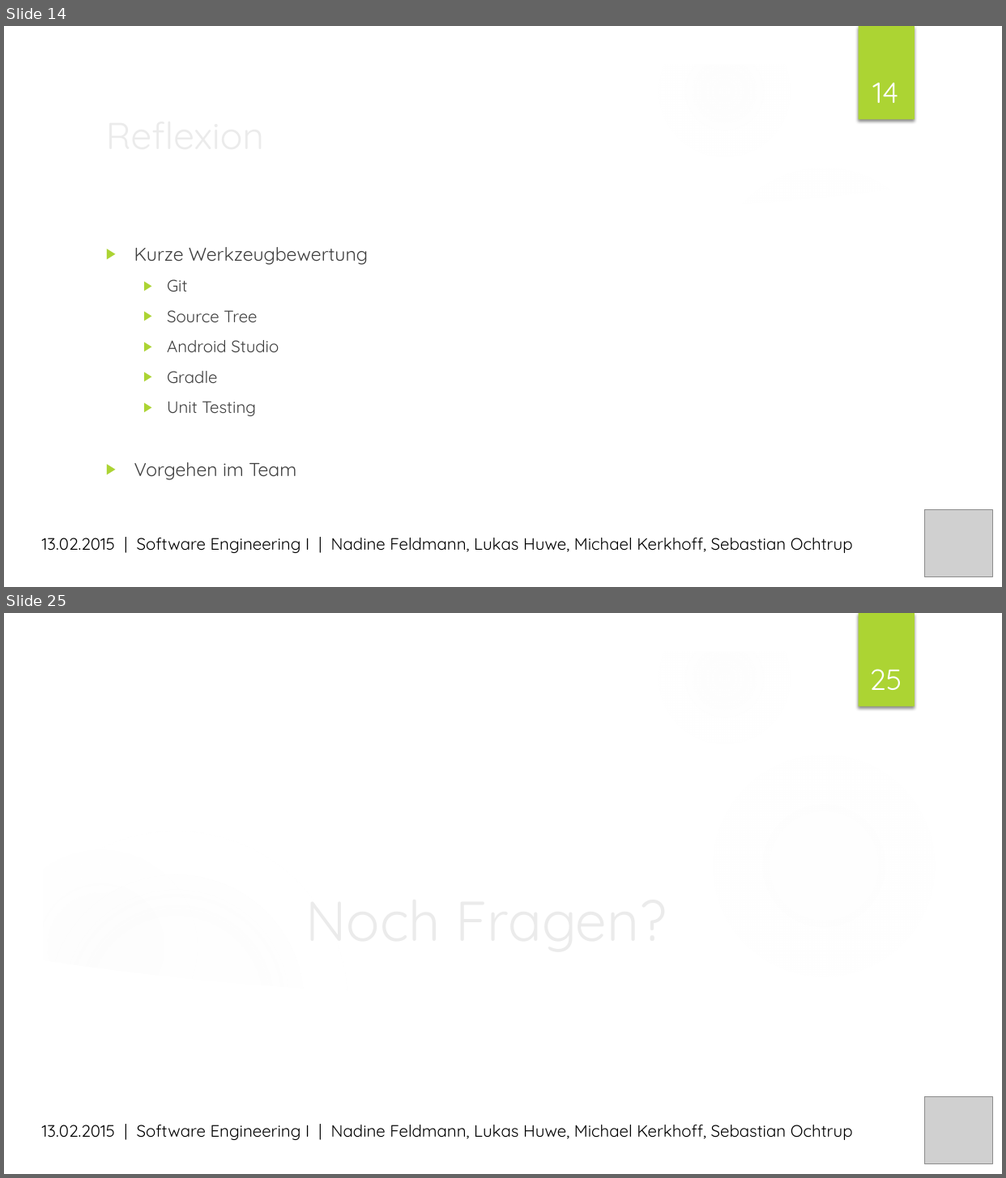
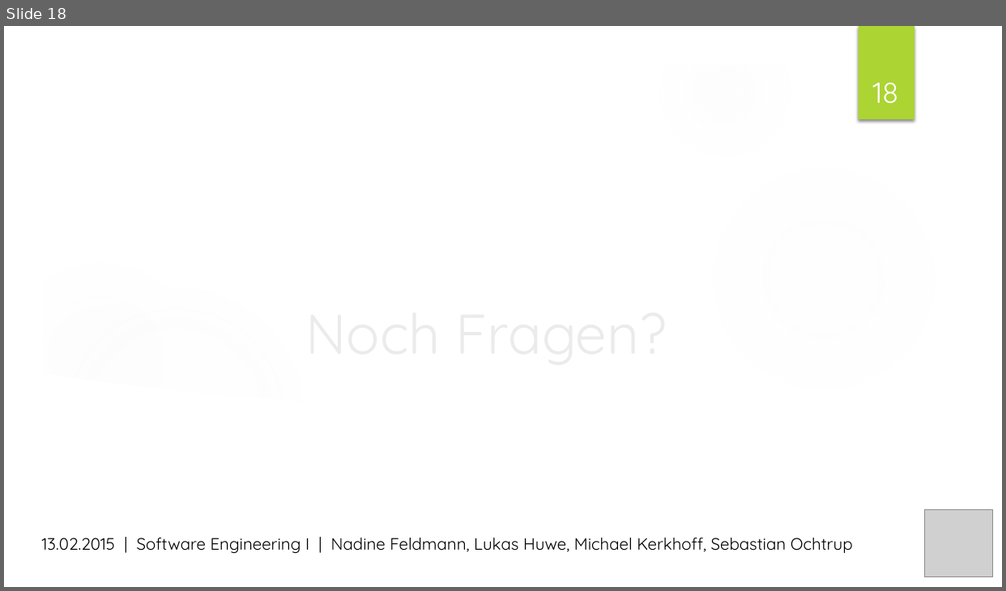
Before and after one commit to MrXXX92/pwsafe, a slide deck: Dokumentation/PWSafe Präsentation.pptx. Shown one above the other, each under a label of ours: slides 14 and 25 before the commit, slide 18 after it; the slides between them are not shown. The pictures are 1006x1178 and 1006x591 pixels, drawn with LibreOffice and Linux fonts; fonts in the diff are those of the drawing; grey boxes stand for pictures; background and template pictures are left out. Boxes give left, top, right and bottom in pixels: in the first picture for what was removed or moved away, otherwise in the second. Text is boxed around its words. In the diff, an @@ line names an element or a change of style, - is before the commit and + after.

```diff
--- a/Dokumentation/PWSafe Präsentation.pptx
+++ b/Dokumentation/PWSafe Präsentation.pptx
@@ slide 14 removed at box(4, 26, 1002, 587), background picture (left out); not listed: 7 template elements that a slide beside it also shows @@
@@ page number removed at box(872, 83, 898, 103) @@
-14
@@ title removed at box(98, 105, 816, 163) @@
-Reflexion
@@ freeform shape removed at box(698, 151, 971, 233) @@
@@ freeform shape removed at box(41, 179, 965, 550) @@
@@ text removed at box(134, 247, 368, 480) @@
-▶ Kurze Werkzeugbewertung
-  ▶ Git
-  ▶ Source Tree
-  ▶ Android Studio
-  ▶ Gradle
-  ▶ Unit Testing
-▶ Vorgehen im Team
@@ picture removed at box(925, 510, 992, 577) @@
@@ text removed at box(42, 538, 853, 553) @@
-13.02.2015 | Software Engineering I | Nadine Feldmann, Lukas Huwe, Michael Kerkhoff, Sebastian Ochtrup
@@ what was slide 25 is now slide 18 @@
@@ page number at box(872, 83, 898, 104): text changed @@
-25
+18
```
Also in this commit, not shown: 13 slides changed, 6 other slides removed.
